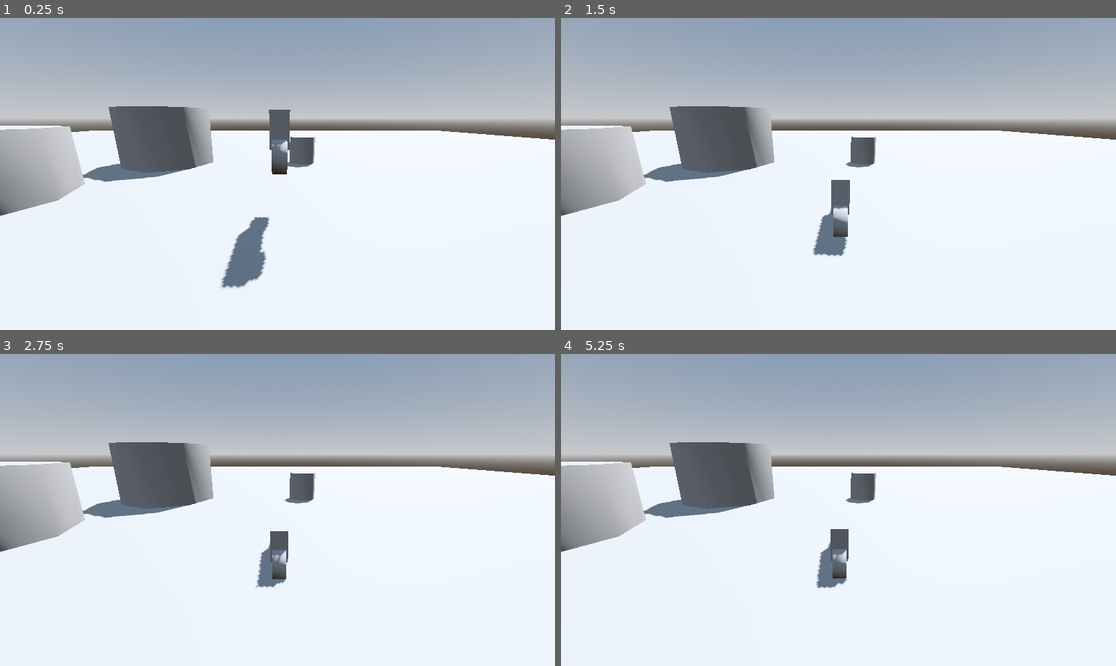
Above: before the commit, frames 1-4 (two rows, left to right).
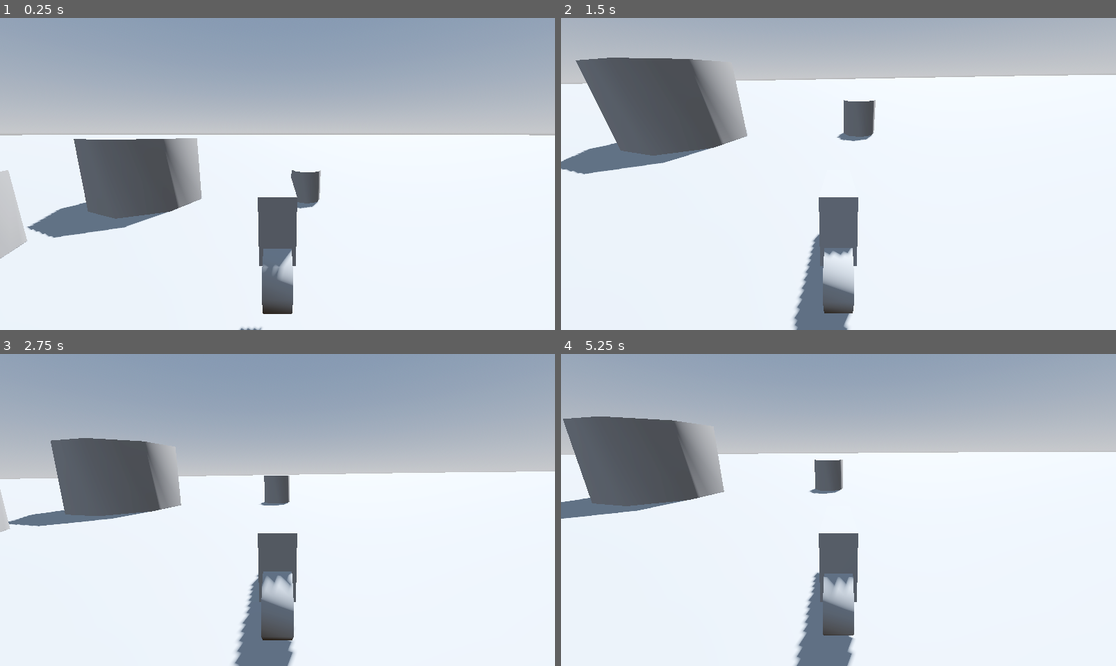
Above: after the commit, the same moments.

Repository: TeddySauyet/gta5remaster
Game: Godot game, scene res://src/motorcycle/TestScene.tscn
Same seed, same stepped clock (60 frames per second), same inputs: the game is played once before the commit and once after it. The project has no main scene, so this scene is started directly.
Inputs:
- Up to frame 1 (0.25 s): no input
- Up to frame 2 (1.5 s): hold D (roll_right) 0.53-1.28 s; hold Ctrl (throttle_down) from 1.28 s (still down)
- Up to frame 3 (2.75 s): release Ctrl (throttle_down) at 2.03 s; hold D (roll_right) from 2.03 s (still down)
- Up to frame 4 (5.25 s): release D (roll_right) at 2.78 s; hold Shift (throttle_up) 2.78-3.53 s; hold A (roll_left) 3.53-5.03 s; hold Ctrl (throttle_down) from 5.03 s (still down)

The runs differ from the first frame. In frame 1, 19% of the frame differs, in the area x 0-100%, y 28-100%; in frame 2, 35%, in the area x 0-100%, y 5-100%; in frame 3, 15%; in frame 4, 18%.

Commit message:
Some progress on mr. bike

Diff:
--- a/src/motorcycle/Motorcycle.tscn
+++ b/src/motorcycle/Motorcycle.tscn
@@ -23,7 +23,7 @@
 transform = Transform3D(1, 0, 0, 0, 1, 0, 0, 0, 1, 0, -0.108688, 0.92488)
 engine_force = 5.0
 use_as_traction = true
-wheel_roll_influence = 0.4
+wheel_roll_influence = 100.0
 wheel_friction_slip = 1.0
 suspension_stiffness = 50.0
 
@@ -37,7 +37,8 @@
 transform = Transform3D(1, 0, 0, 0, 1, 0, 0, 0, 1, 0, -0.108688, -1.05231)
 engine_force = 5.0
 use_as_traction = true
-wheel_roll_influence = 0.4
+use_as_steering = true
+wheel_roll_influence = 100.0
 wheel_friction_slip = 1.0
 suspension_stiffness = 50.0
 
@@ -46,3 +47,12 @@
 [node name="CSGCylinder3D2" type="CSGCylinder3D" parent="VehicleWheel3D2/CSGCombiner3D"]
 transform = Transform3D(-4.37114e-08, -1, 0, 1, -4.37114e-08, 0, 0, 0, 1, 0, -0.0521379, 0.0222147)
 height = 0.391955
+
+[node name="Camera3D" type="Camera3D" parent="."]
+transform = Transform3D(1, 0, 0, 0, 0.980025, 0.198872, 0, -0.198872, 0.980025, 0, 1.72723, 3.56893)
+
+[node name="RiderSeat" type="Node3D" parent="."]
+transform = Transform3D(1, 0, 0, 0, 1, 0, 0, 0, 1, 0, 0.717761, 0)
+
+[node name="RiderFeet" type="Node3D" parent="."]
+transform = Transform3D(1, 0, 0, 0, 1, 0, 0, 0, 1, 0, -0.718, 0)
--- a/src/motorcycle/TestScene.tscn
+++ b/src/motorcycle/TestScene.tscn
@@ -29,7 +29,7 @@
 
 [node name="CSGBox3D" type="CSGBox3D" parent="CSGCombiner3D"]
 transform = Transform3D(1, 0, 0, 0, 1, 0, 0, 0, 1, -3.51208, -0.310303, -5.89096)
-size = Vector3(100, 0.5, 100)
+size = Vector3(1000, 0.5, 1000)
 
 [node name="CSGCylinder3D" type="CSGCylinder3D" parent="CSGCombiner3D"]
 transform = Transform3D(1, 0, 0, 0, 1, 0, 0, 0, 1, 2, 0, -10)
@@ -48,6 +48,3 @@
 
 [node name="Motorcycle" parent="." instance=ExtResource("1_8qe8p")]
 transform = Transform3D(1, 0, 0, 0, 1, 0, 0, 0, 1, 0.0518538, 3.01783, 0.0285764)
-
-[node name="Camera3D" type="Camera3D" parent="."]
-transform = Transform3D(1, 0, 0, 0, 0.964387, 0.264496, 0, -0.264496, 0.964387, 0, 3.41198, 6.34022)
--- a/src/motorcycle/motorcycle.gd
+++ b/src/motorcycle/motorcycle.gd
@@ -6,14 +6,29 @@
 var acceleration := Vector3.ZERO
 var save_n_vels := 5
 
+var balance_mag := 5000.0
+var throttle := 20000.0
+var steering_force := 10.0
+
+@onready var front_wheel: VehicleWheel3D = $VehicleWheel3D2
+@onready var back_wheel: VehicleWheel3D = $VehicleWheel3D
+@onready var rider_seat: Node3D = $RiderSeat
+@onready var rider_feet: Node3D = $RiderFeet
+
+
 # Called when the node enters the scene tree for the first time.
 func _ready() -> void:
+	#apply_impulse(Vector3(0,0,-100))
 	pass # Replace with function body.
 
 
 # Called every frame. 'delta' is the elapsed time since the previous frame.
 func _process(delta: float) -> void:
-	engine_force = delta * 500 * Input.get_axis("throttle_down", "throttle_up")
+	engine_force = delta * throttle * Input.get_axis("throttle_up", "throttle_down")
+	steering = Input.get_axis("roll_right", "roll_left") * 0.25
+	#steering = delta * steering_force * Input.get_axis("roll_right", "roll_left")
+	#update_acceleration()
+	#set_roll()
 
 func _physics_process(_delta: float) -> void:
 	update_acceleration()
@@ -28,8 +43,19 @@
 	acceleration += (velocity - last_velocity)/save_n_vels
 	last_velocity = velocity
 
+func project(a : Vector3, b : Vector3) -> Vector3:
+	return a.dot(b)/b.dot(b)*b
+
 func set_roll() -> void:
+	var wheel_og_position := back_wheel.global_position
+	wheel_og_position -= project(wheel_og_position, Vector3.UP)
 	var desired_x_dir := transform.basis.x
 	desired_x_dir.y = 0.0
 	var angle := transform.basis.x.signed_angle_to(desired_x_dir,-transform.basis.z)
-	transform = transform.rotated_local(-transform.basis.z,angle)
+	apply_force(angle*Vector3.RIGHT*balance_mag, rider_seat.position)
+	apply_force(angle*Vector3.LEFT*balance_mag, rider_feet.position)
+	#print_debug(angle*Vector3.RIGHT*balance_mag)
+	#transform = transform.rotated_local(-transform.basis.z,angle)
+	#to account for weird drifting problems
+	#it doesn't work lawl
+	#transform = transform.translated(wheel_og_position - project(back_wheel.global_position, Vector3.UP))
